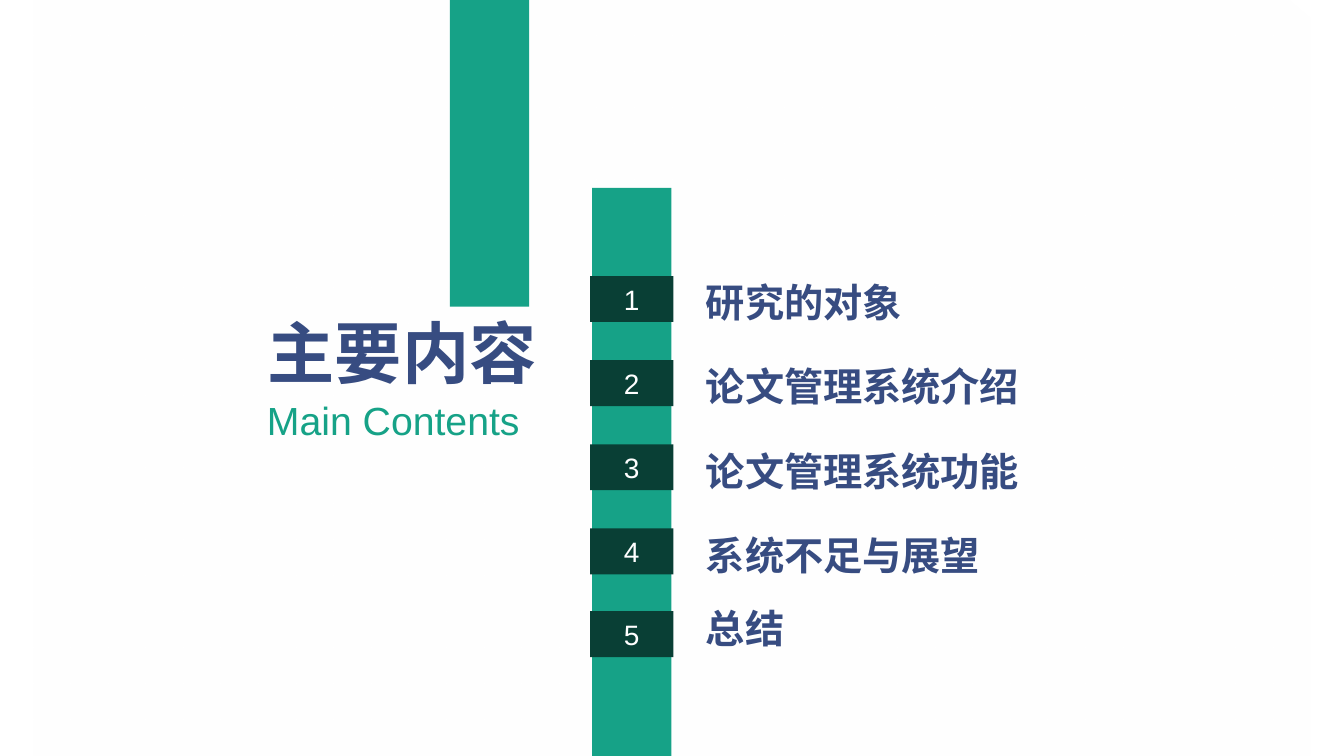
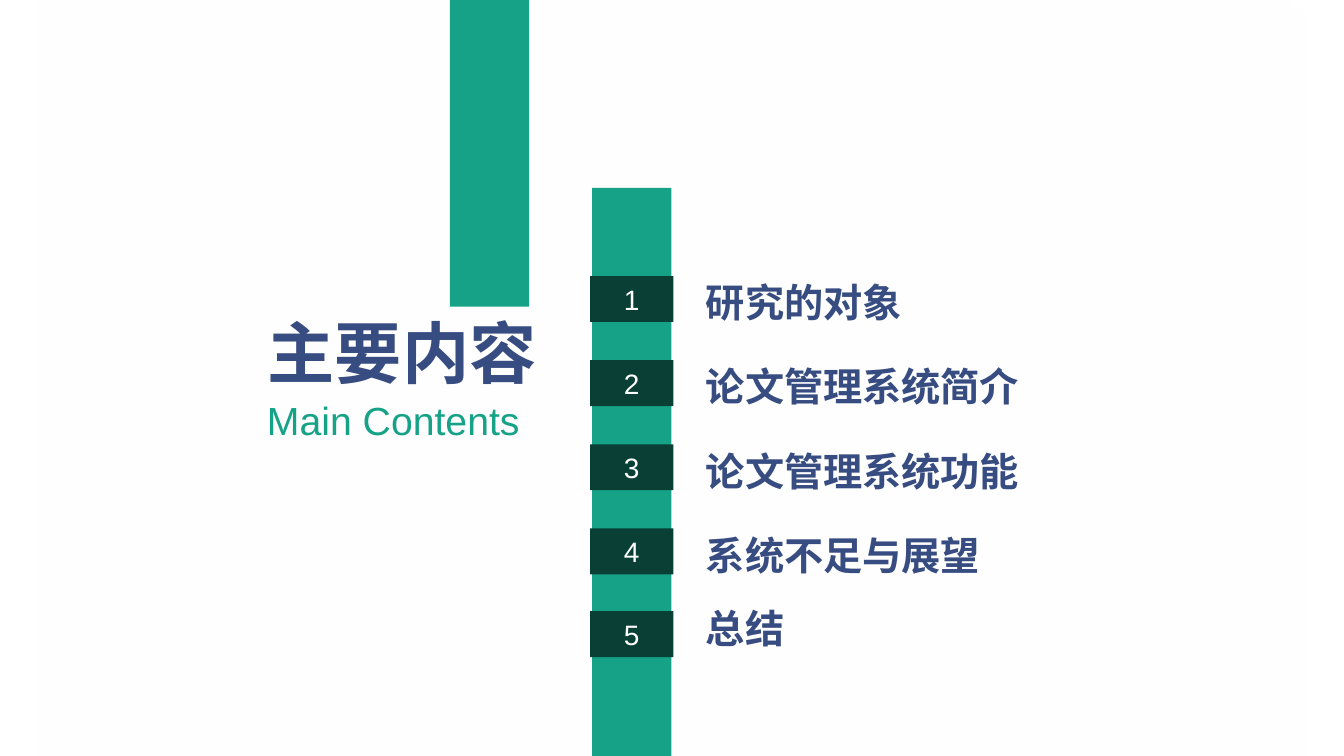
Before and after one commit to smallSand/files, a slide deck: slide 3 of doc/my/物理学论文网站的设计与实现.pptx. Drawn at 1344x756 pixels with LibreOffice and Linux fonts; fonts in the diff are those of the drawing; background and template pictures are left out. Boxes give left, top, right and bottom in pixels: in the first picture for what was removed or moved away, otherwise in the second. Text is boxed around its words. In the diff, an @@ line names an element or a change of style, - is before the commit and + after.

Commit message:
add

```diff
--- a/doc/my/物理学论文网站的设计与实现.pptx
+++ b/doc/my/物理学论文网站的设计与实现.pptx
@@ text at [706, 367, 1019, 405]: text changed @@
-论文管理系统介绍
+论文管理系统简介
```
Also in this commit, not shown: 7 other slides changed.
